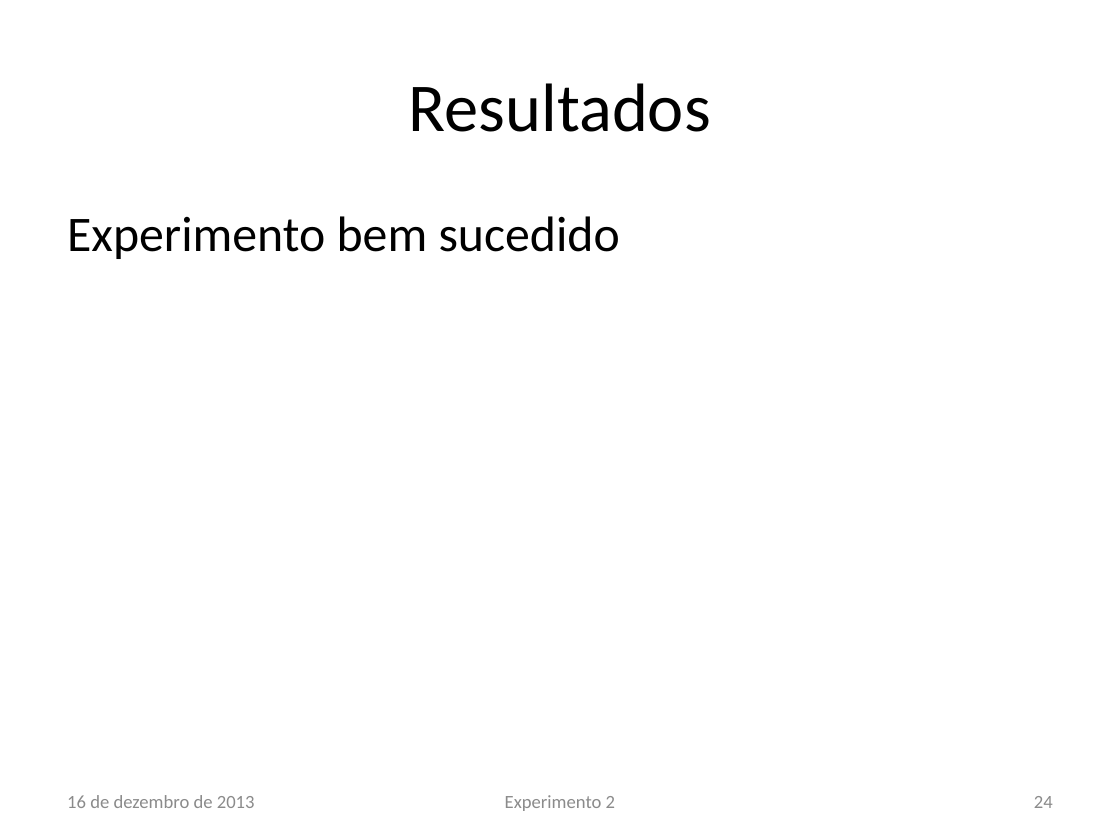
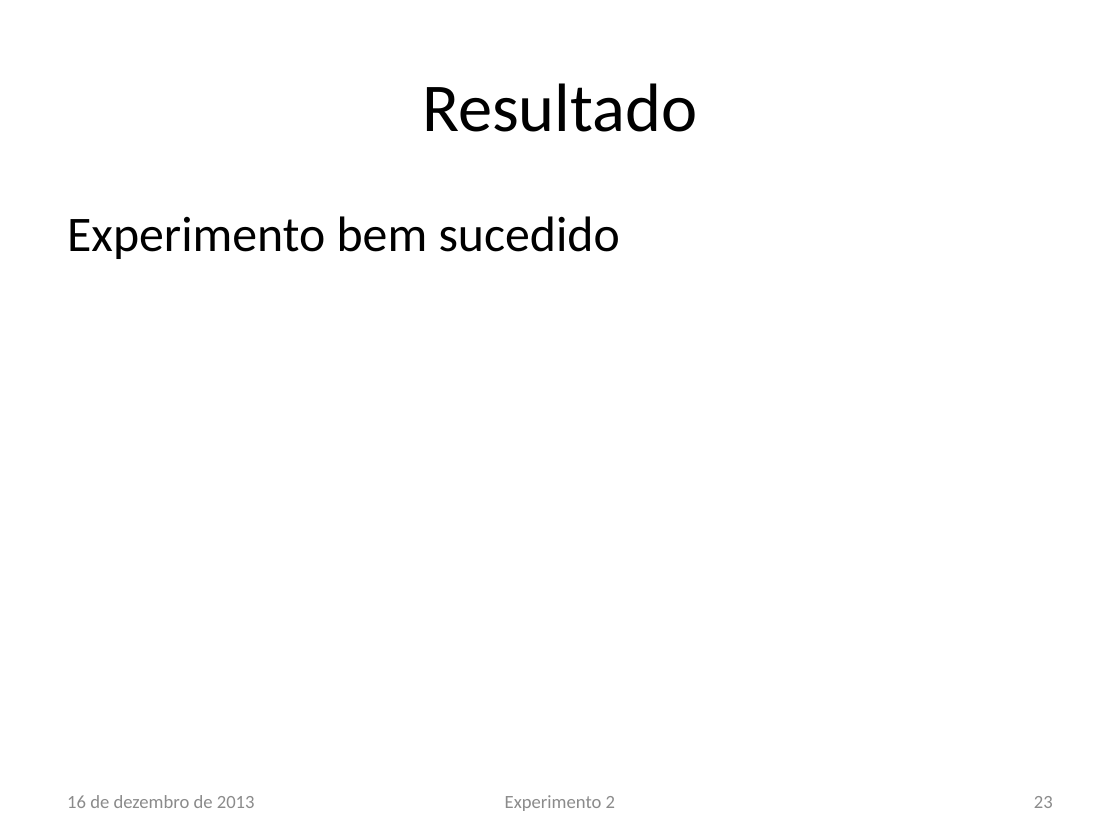
Before and after one commit to lsoliveira459/tg2, a slide deck: slide 23 of Apresentação/Estudo e Implementação de Reconfiguração Dinâmica.pptx (slide 24 before the commit). Drawn at 1120x840 pixels with LibreOffice and Linux fonts; fonts in the diff are those of the drawing; background and template pictures are left out. Boxes give left, top, right and bottom in pixels: in the first picture for what was removed or moved away, otherwise in the second. Text is boxed around its words. In the diff, an @@ line names an element or a change of style, - is before the commit and + after.

```diff
--- a/Apresentação/Estudo e Implementação de Reconfiguração Dinâmica.pptx
+++ b/Apresentação/Estudo e Implementação de Reconfiguração Dinâmica.pptx
@@ title at (422, 83, 697, 132): text changed @@
-Resultados
+Resultado
@@ page number at (1034, 796, 1053, 808): text changed @@
-24
+23
```
Also in this commit, not shown: 9 other slides changed, 1 slide added, 3 other files.
